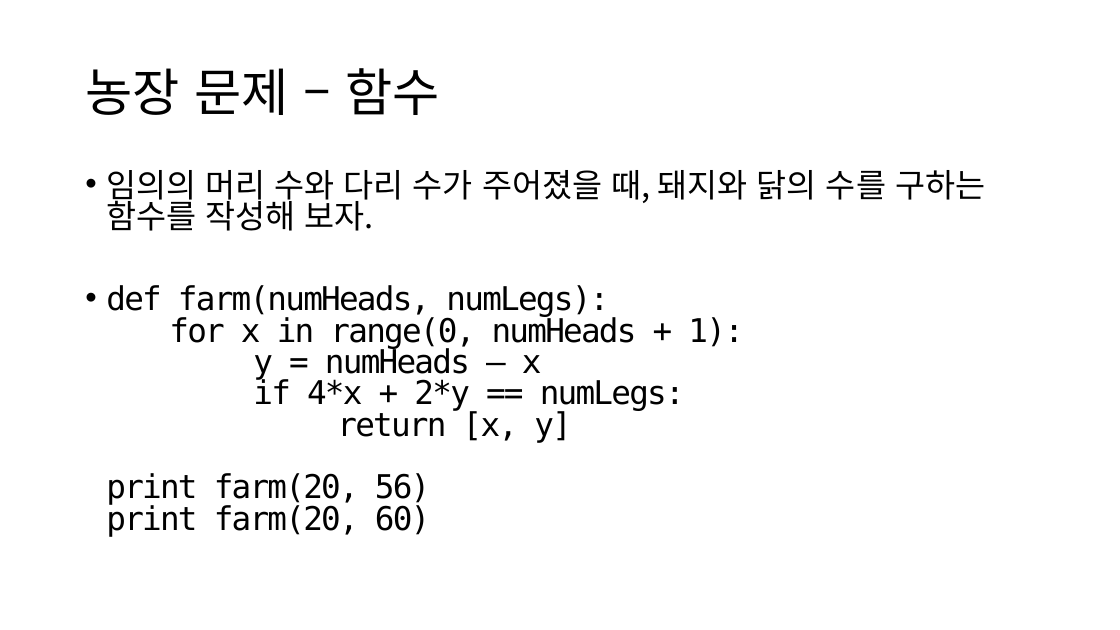
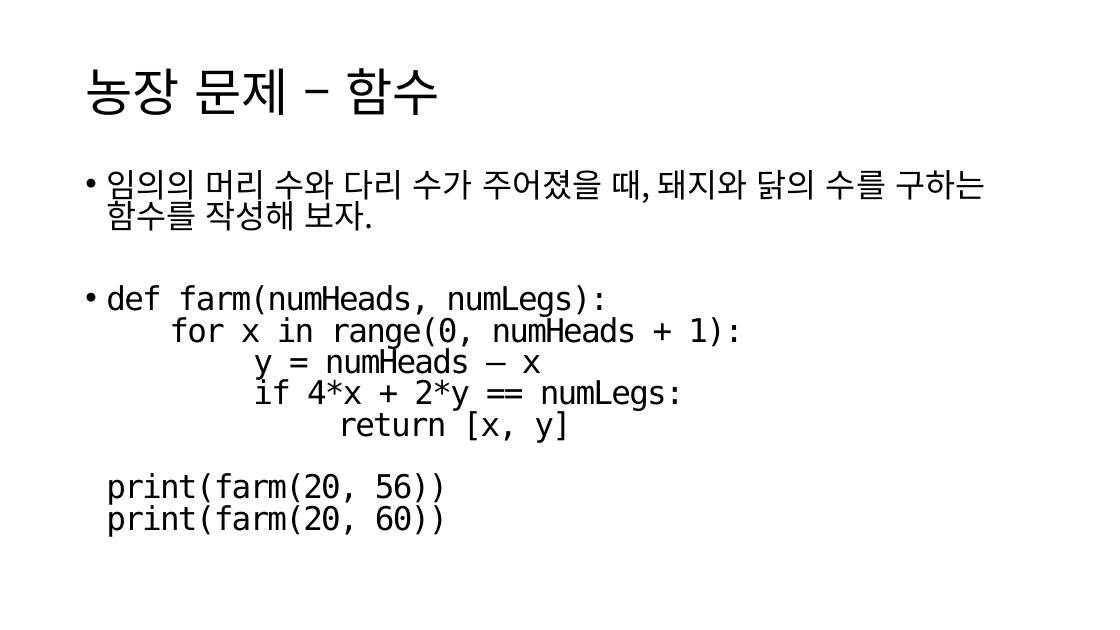
Before and after one commit to ksublee/SPuP, a slide deck: slide 16 of ppt/Python_4_함수.pptx. Drawn at 1120x630 pixels with LibreOffice and Linux fonts; fonts in the diff are those of the drawing. Boxes give left, top, right and bottom in pixels: in the first picture for what was removed or moved away, otherwise in the second. Text is boxed around its words. In the diff, an @@ line names an element or a change of style, - is before the commit and + after.

```diff
--- a/ppt/Python_4_함수.pptx
+++ b/ppt/Python_4_함수.pptx
@@ text at [106, 285, 743, 537]: text changed @@
-• def farm(numHeads, numLegs):
-  for x in range(0, numHeads + 1):
-  y = numHeads – x
-  if 4*x + 2*y == numLegs:
-  return [x, y]
-  print farm(20, 56)
-  print farm(20, 60)
+• def farm(numHeads, numLegs):
+  for x in range(0, numHeads + 1):
+  y = numHeads – x
+  if 4*x + 2*y == numLegs:
+  return [x, y]
+  print(farm(20, 56))
+  print(farm(20, 60))
```
Also in this commit, not shown: 4 other slides changed, 1 slide removed, 9 other files.
